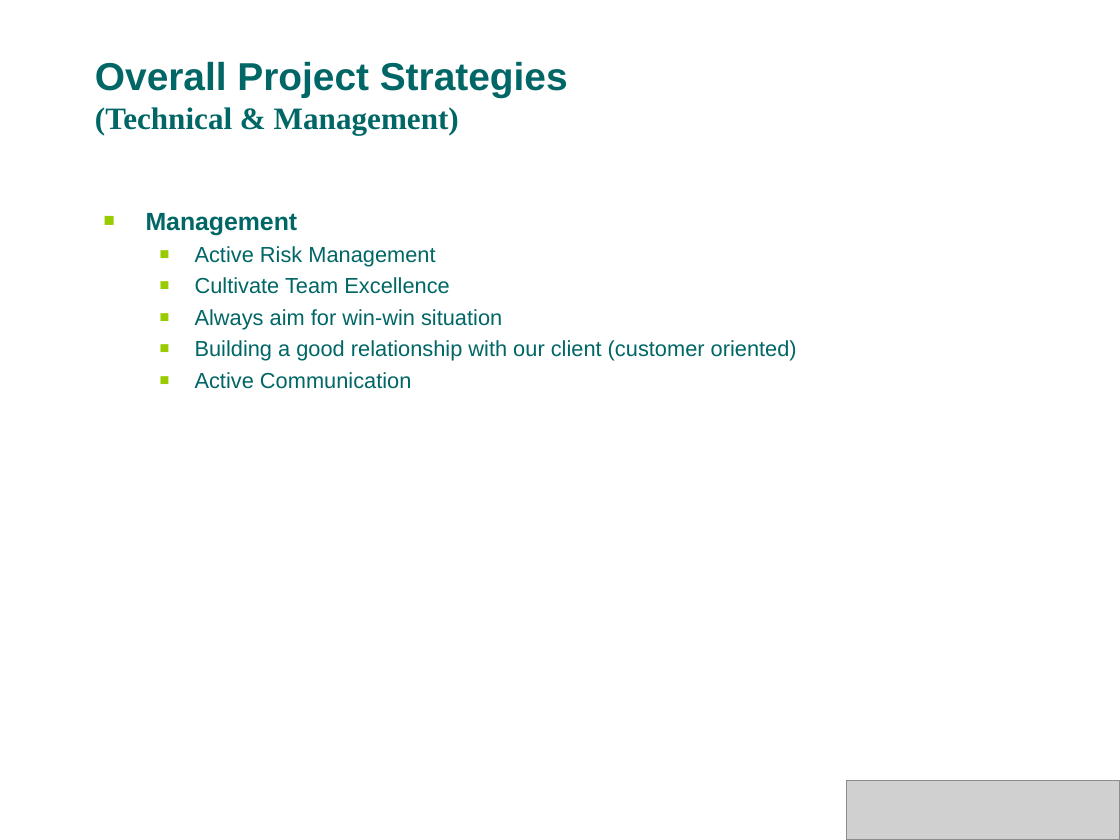
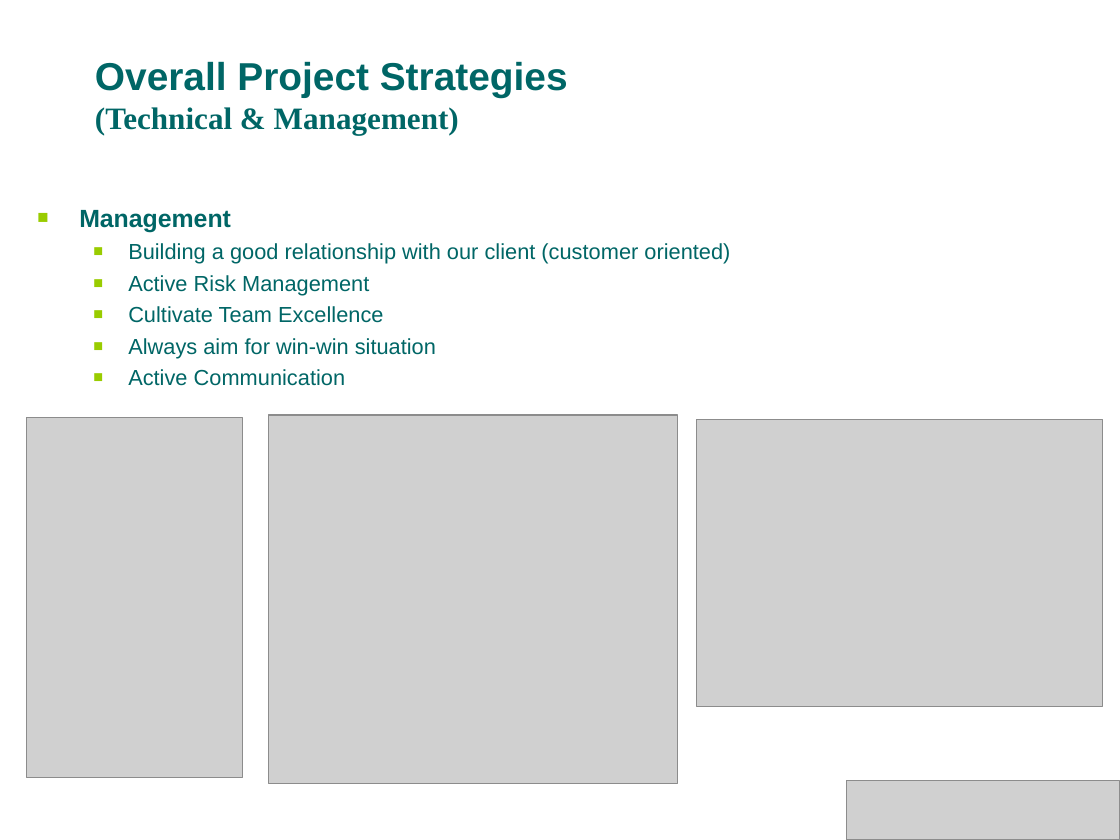
Before and after one commit to s4kshya/leezdr-repository, a slide deck: slide 14 of Exam Paper/MTECH_PROJ/Presentation/phase1_v2.ppt. Drawn at 1120x840 pixels with LibreOffice and Linux fonts; fonts in the diff are those of the drawing; grey boxes stand for pictures; background and template pictures are left out. Boxes give left, top, right and bottom in pixels: in the first picture for what was removed or moved away, otherwise in the second. Text is boxed around its words. In the diff, an @@ line names an element or a change of style, - is before the commit and + after.

```diff
--- a/Exam Paper/MTECH_PROJ/Presentation/phase1_v2.ppt
+++ b/Exam Paper/MTECH_PROJ/Presentation/phase1_v2.ppt
@@ text "Management": place and size @@
-text "Management" at box(146, 213, 797, 389)
+text "Management" at box(79, 210, 730, 386)
@@ text at box(128, 243, 730, 264): paragraph added @@
+  ■ Building a good relationship with our client (customer oriented)
@@ text at box(195, 340, 797, 361): paragraph removed @@
-  ■ Building a good relationship with our client (customer oriented)
@@ picture added at box(26, 418, 242, 778) @@
@@ picture added at box(269, 414, 678, 783) @@
@@ picture added at box(697, 419, 1102, 706) @@
```
Also in this commit, not shown: 1 other slide changed, 1 slide added.
